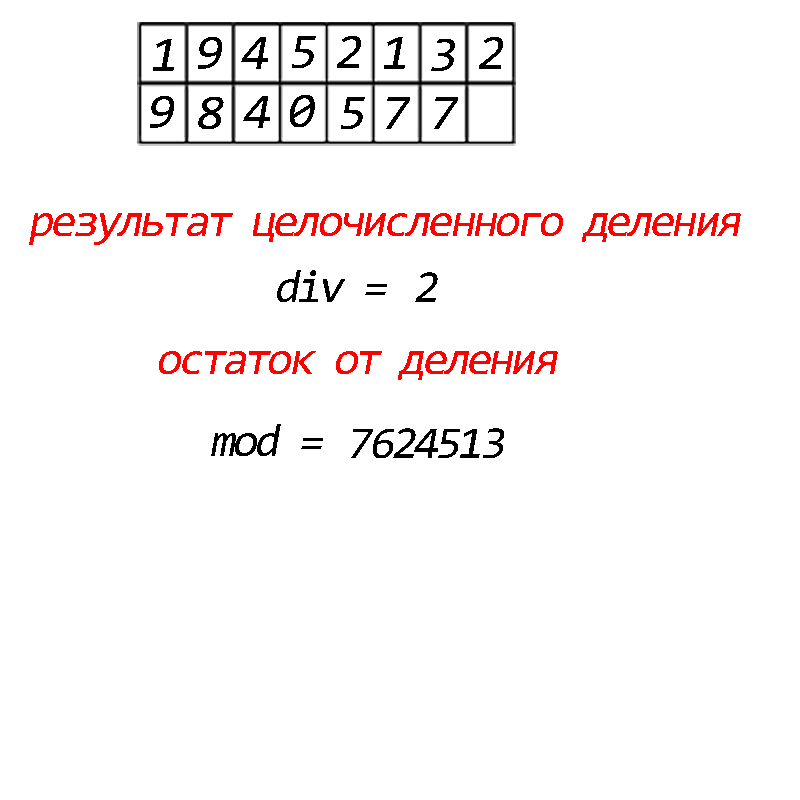
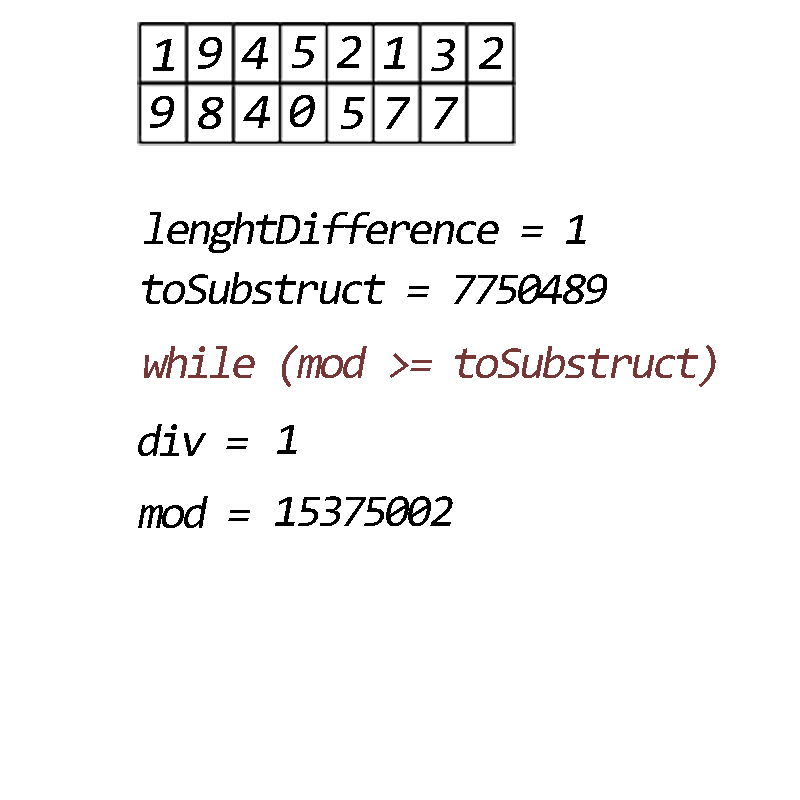
The second 800×800 image is a revision of the first. Changes to its layers:
pixels changed over [29, 212, 741, 528] (layer not identified)
